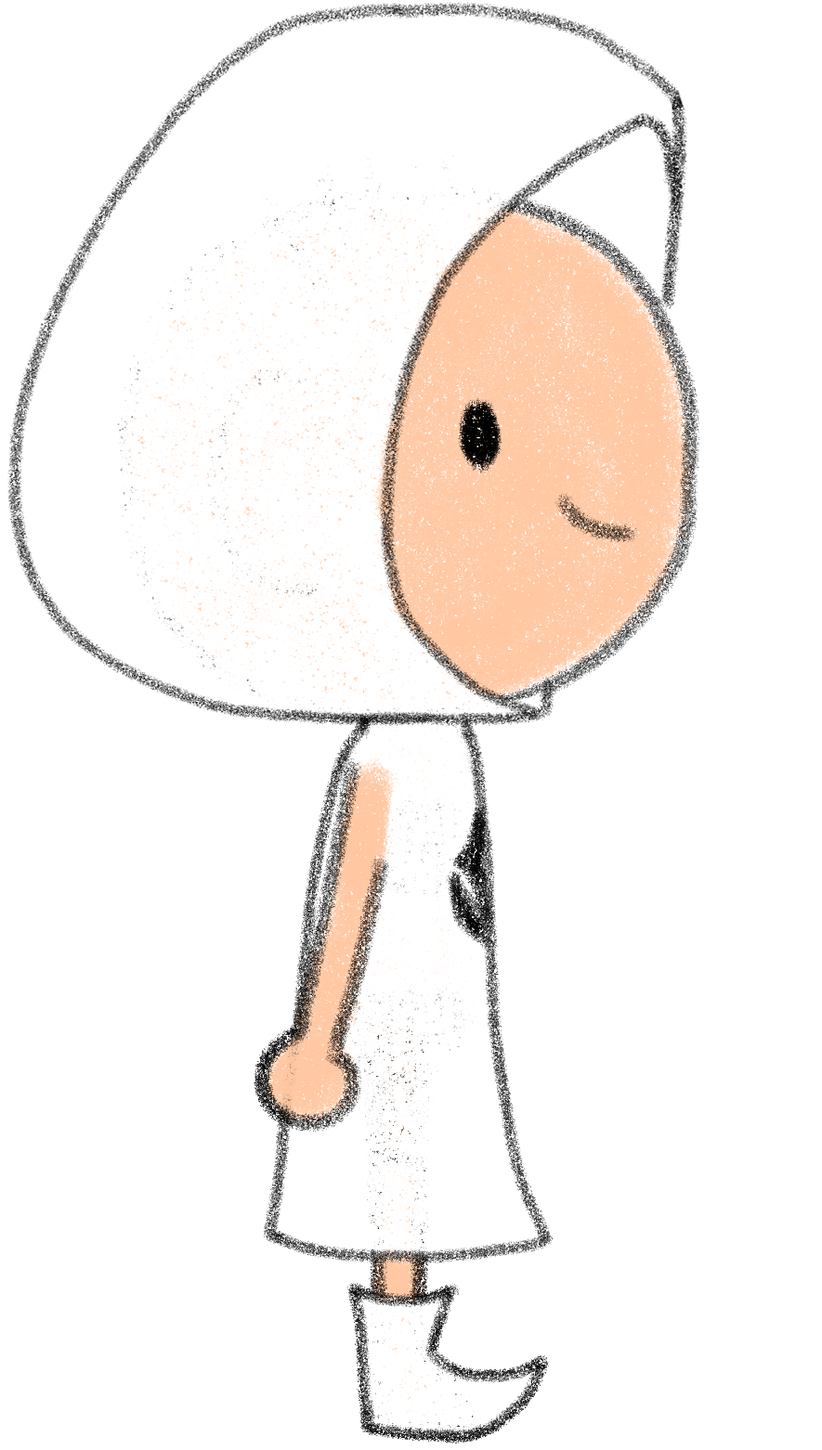
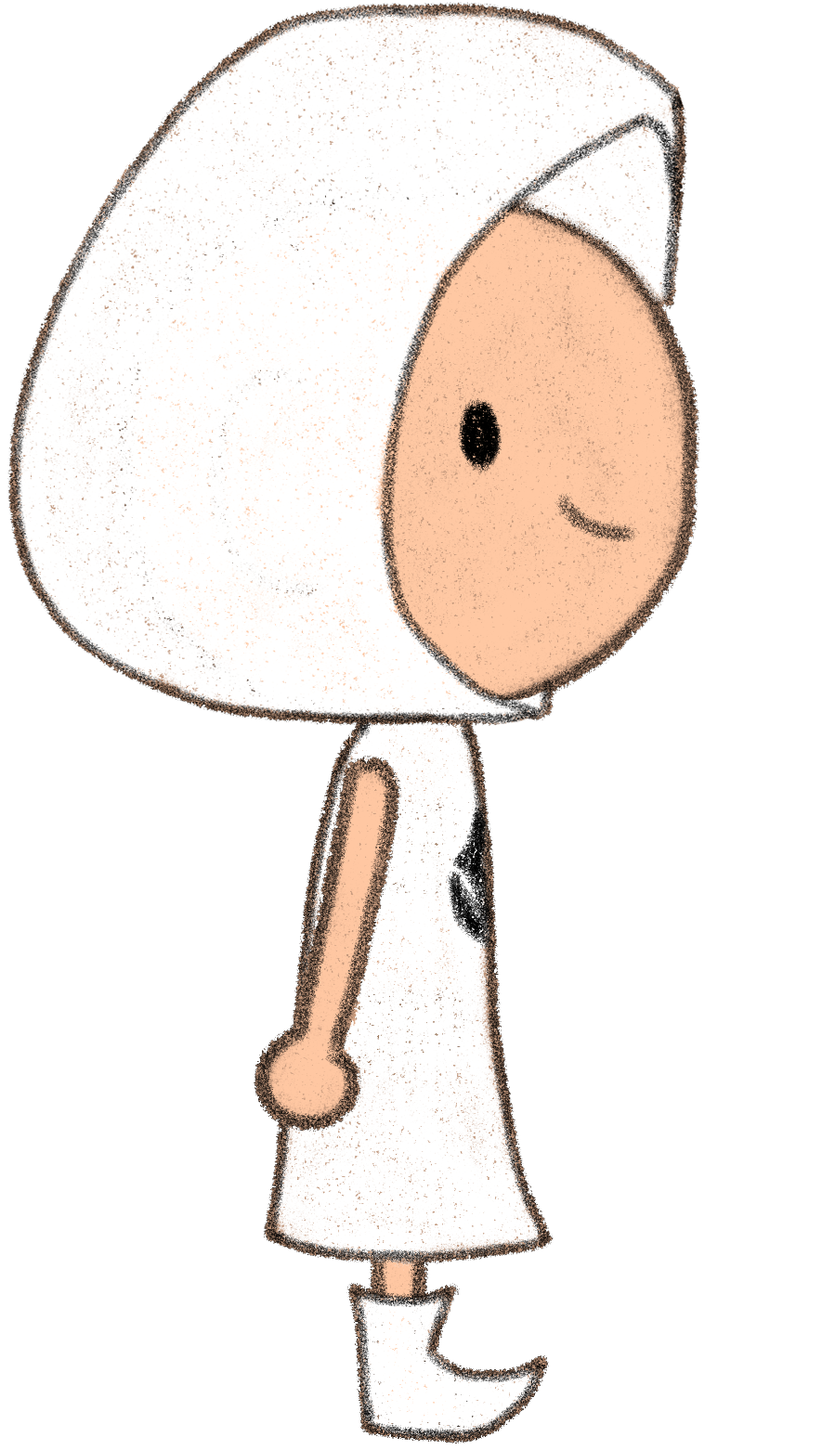
Comparing the layer stacks of the two 822 x 1450 images. Changes:
painted on "0_cabeza" over [8, 1, 700, 729]
painted on "1_brazo_derecho" over [253, 754, 402, 1132]
painted on "cuerpo" over [263, 673, 554, 1271]
painted on "pierna_derecha" over [347, 1003, 549, 1444]
painted on "pierna_izq" over [347, 1010, 549, 1444]
painted on "5_brazo_izq" over [253, 753, 402, 1132]
